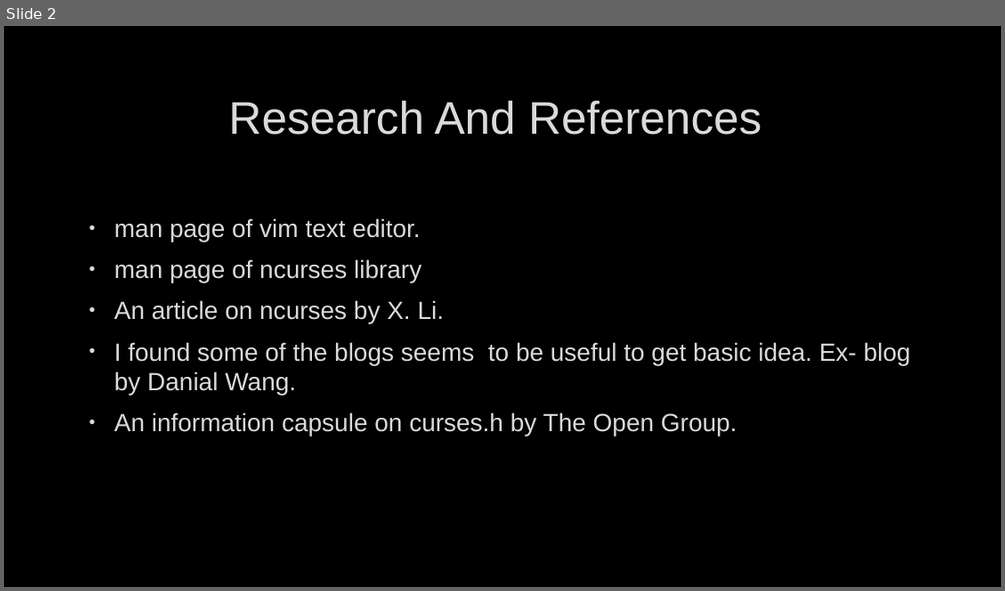
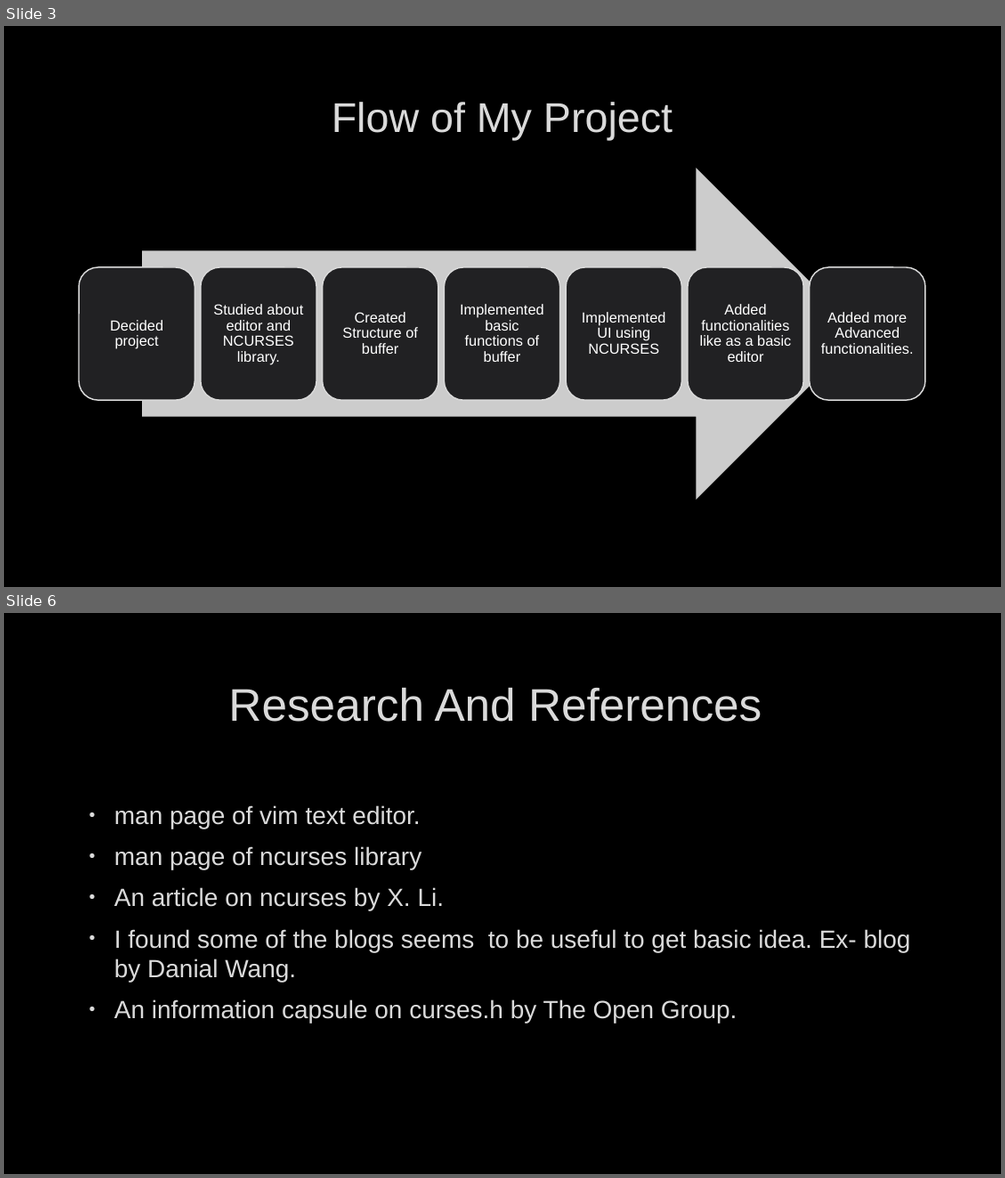
Before and after one commit to NikitaTipule/Text_editor, a slide deck: DATA STRUCTURE PROJECT – TEXT EDITOR.pptx. Shown one above the other, each under a label of ours: slide 2 before the commit, slides 3 and 6 after it; the slides between them are not shown. The pictures are 1005x591 and 1005x1178 pixels, drawn with LibreOffice and Linux fonts; fonts in the diff are those of the drawing; background and template pictures are left out. Boxes give left, top, right and bottom in pixels: in the first picture for what was removed or moved away, otherwise in the second. Text is boxed around its words. In the diff, an @@ line names an element or a change of style, - is before the commit and + after.

```diff
--- a/DATA STRUCTURE PROJECT – TEXT EDITOR.pptx
+++ b/DATA STRUCTURE PROJECT – TEXT EDITOR.pptx
@@ slide 3 added at [4,26,1001,587], background picture (left out) @@
@@ title added at [332,102,672,140], 40 pt, text #DADADA @@
+Flow of My Project
@@ group added at [79,168,925,499]: 7 rounded rectangles, 7 texts, 1 right arrow @@
+Decided project
+Studied about editor and NCURSES library.
+Created Structure of buffer
+Implemented basic functions of buffer
+Implemented UI using NCURSES
+Added functionalities like as a basic editor
+Added more Advanced functionalities.
@@ what was slide 2 is now slide 6 @@
```
Also in this commit, not shown: 2 slides changed, 2 other slides added, 1 slide removed, 25 other files.
